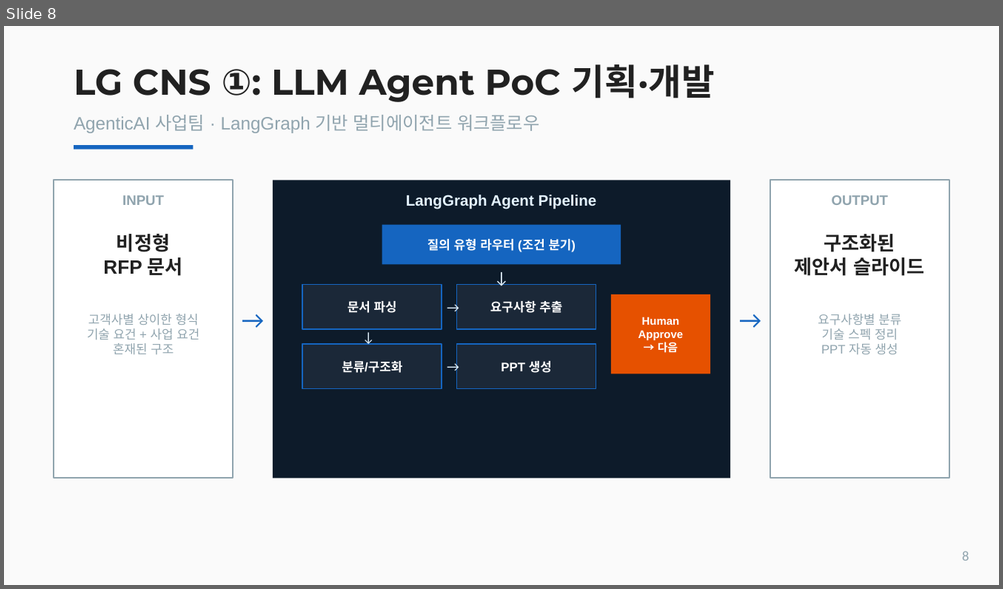
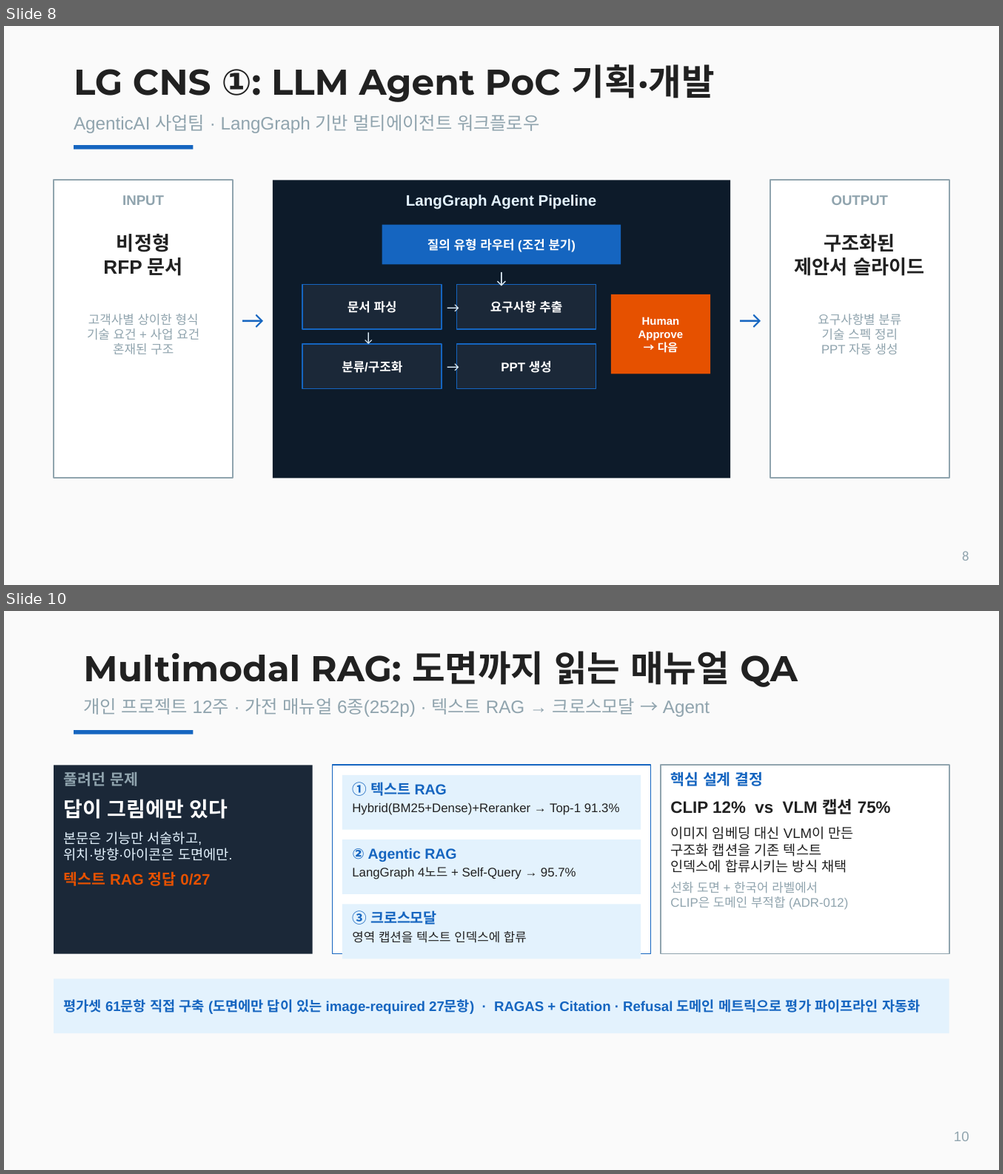
Before and after one commit to hawe66/hawe66.github.io, a slide deck: data/포트폴리오_조영하.pptx. Shown one above the other, each under a label of ours: slide 8 before the commit, slides 8 and 10 after it; the slides between them are not shown. The pictures are 1003x589 and 1003x1174 pixels, drawn with LibreOffice and Linux fonts; fonts in the diff are those of the drawing. Boxes give left, top, right and bottom in pixels: in the first picture for what was removed or moved away, otherwise in the second. Text is boxed around its words. In the diff, an @@ line names an element or a change of style, - is before the commit and + after.

```diff
--- a/data/포트폴리오_조영하.pptx
+++ b/data/포트폴리오_조영하.pptx
@@ slide 10 added at (4,611,999,1170), background #FAFAFA @@
@@ text added at (83,651,797,687), 26 pt, text #212121, bold @@
+Multimodal RAG: 도면까지 읽는 매뉴얼 QA
@@ text added at (83,698,709,717), 13 pt, text #90A4AE @@
+개인 프로젝트 12주 · 가전 매뉴얼 6종(252p) · 텍스트 RAG → 크로스모달 → Agent
@@ rectangle added at (74,730,193,735), fill #1565C0 @@
@@ rectangle added at (54,765,313,954), fill #1B2838, 10 pt, text #E3F2FD @@
+풀려던 문제
+답이 그림에만 있다
+본문은 기능만 서술하고,
+위치·방향·아이콘은 도면에만.
+텍스트 RAG 정답 0/27
@@ rectangle added at (333,765,651,954), fill #FFFFFF, outline #1565C0 1 pt @@
@@ rectangle added at (660,765,949,954), fill #FFFFFF, outline #90A4AE 1 pt, 10 pt, text #212121 @@
+핵심 설계 결정
+CLIP 12% vs VLM 캡션 75%
+이미지 임베딩 대신 VLM이 만든
+구조화 캡션을 기존 텍스트
+인덱스에 합류시키는 방식 채택
+선화 도면 + 한국어 라벨에서
+CLIP은 도메인 부적합 (ADR-012)
@@ rectangle added at (342,775,640,830), fill #E3F2FD, 9 pt, text #212121 @@
+① 텍스트 RAG
+Hybrid(BM25+Dense)+Reranker → Top-1 91.3%
@@ rectangle added at (342,840,640,894), fill #E3F2FD, 9 pt, text #212121 @@
+② Agentic RAG
+LangGraph 4노드 + Self-Query → 95.7%
@@ rectangle added at (342,904,640,959), fill #E3F2FD, 9 pt, text #212121 @@
+③ 크로스모달
+영역 캡션을 텍스트 인덱스에 합류
@@ rectangle added at (54,979,949,1034), fill #E3F2FD, 10 pt, text #1565C0, bold @@
+평가셋 61문항 직접 구축 (도면에만 답이 있는 image-required 27문항) · RAGAS + Citation · Refusal 도메인 메트릭으로 평가 파이프라인 자동화
@@ text added at (953,1132,969,1142), 10 pt, text #90A4AE @@
+10
```
Also in this commit, not shown: 5 slides changed, 1 other slide added, 3 other files.
